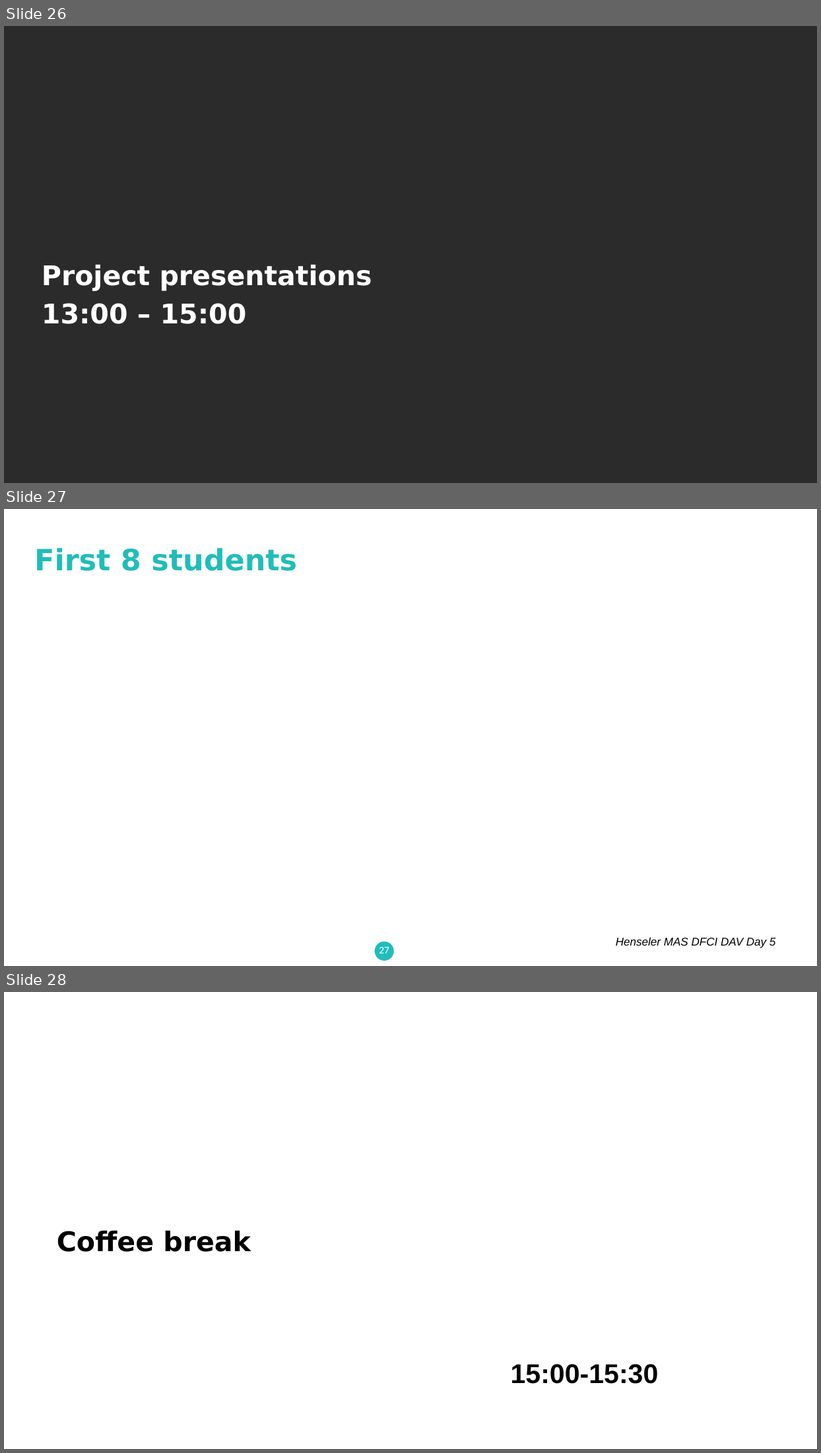
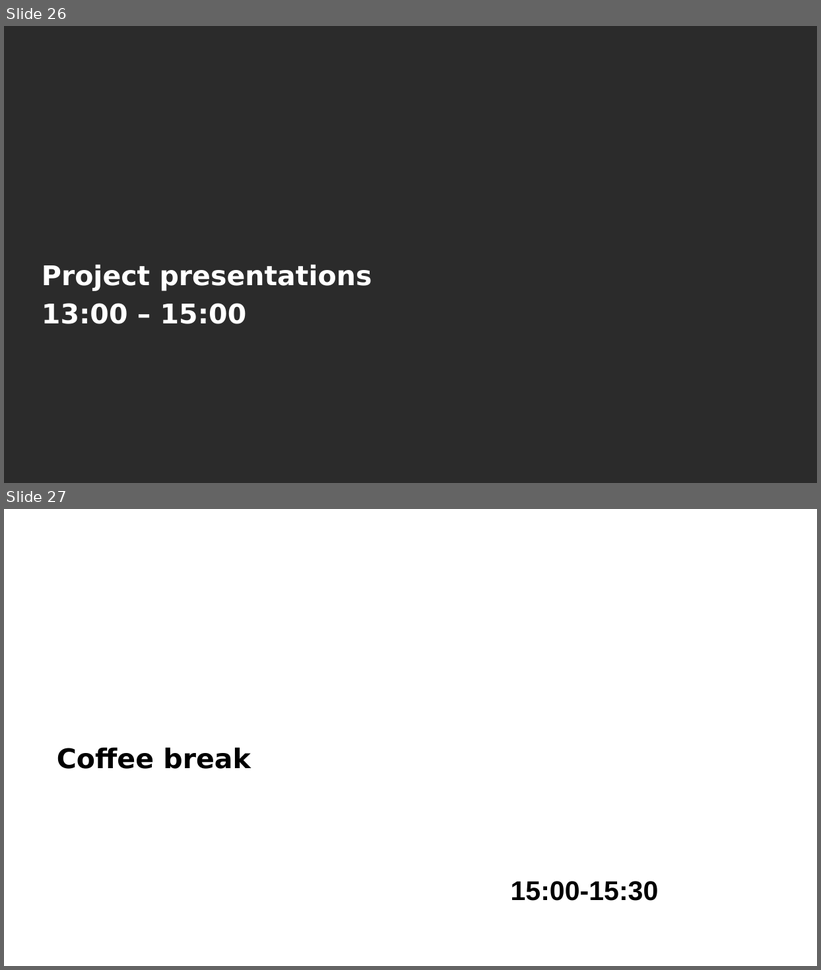
Before and after one commit to HansHenseler/masdav2022, a slide deck: MAS DAV Day 5.pptx. Shown one above the other, each under a label of ours: slides 26, 27 and 28 before the commit, slides 26 and 27 after it. The pictures are 821x1453 and 821x970 pixels, drawn with LibreOffice and Linux fonts; fonts in the diff are those of the drawing; background and template pictures are left out; a plain dark background stands for a picture behind light text. Boxes give left, top, right and bottom in pixels: in the first picture for what was removed or moved away, otherwise in the second. Text is boxed around its words. In the diff, an @@ line names an element or a change of style, - is before the commit and + after.

```diff
--- a/MAS DAV Day 5.pptx
+++ b/MAS DAV Day 5.pptx
@@ slide 27 removed at bbox=[4, 509, 817, 966], background picture (left out) @@
@@ title removed at bbox=[34, 548, 297, 571] @@
-First 8 students
@@ ellipse removed at bbox=[375, 941, 394, 961] @@
@@ text removed at bbox=[616, 937, 776, 949] @@
-Henseler MAS DFCI DAV Day 5
@@ page number removed at bbox=[379, 947, 389, 954] @@
-27
@@ what was slide 28 is now slide 27 @@
```
Also in this commit, not shown: 2 slides changed, 1 other slide removed.
